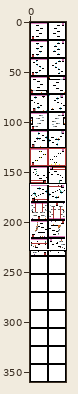
Edited in one commit: pixel-art file (Level_Design/Levels_v1.aseprite). The first picture is a wide view before the edit; the outline marks the close-up.
Close-up. As it was:
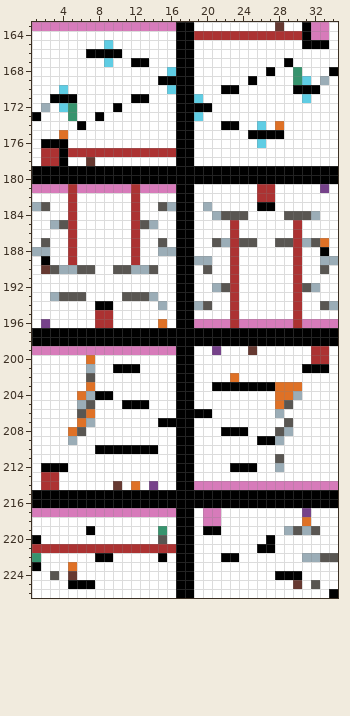
36x360 pixels, 1 frame. Shown: x 1..34, y 163..226.
After the commit:
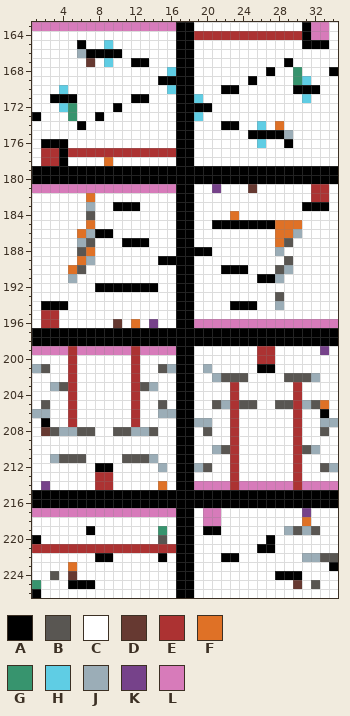
Palette (. is transparent): A #000000  B #595652  C #ffffff  D #663931  E #ac3232  F #df7126  G #37946e  H #5fcde4  J #9badb7  K #76428a  L #d77bba
Log entry: Finished details on 12 levels
Change:
Changed rows in their new state; - is an unchanged pixel.
first column x 1:
163 ---------------------------C------
165 -----A----------------------------
166 -----J----------------------------
167 ------D---------------------------
169 --------------------------------C-
172 -C--------------------------------
175 ---C------------------------J-----
176 ----------------------------A-----
178 ------C-F-------------------------
181 ----L------L--------K---DCC----EE-
182 ----C-F----C-------------CC----EE-
183 CC--C-J--AAA--CC---C-----CC---AAA-
184 ----C-B----C--------CCFC----CCCC--
185 --CCC-F----CCC------AAAAAAAFFF----
186 ----CFJAA--C----------C----FFJ----
187 -C--CJB---AAA-C-----CCCCC--F-CCCC-
188 CC--CBF----C--CC--AA--C----J-C--C-
189 -C--CFJ----C--AA--CC--C-----BC--CC
190 -CCCF-C--CCCCC-----C-AAA---BJC--C-
191 ----J-----------------C--AAJ-C----
192 -------AAAAAAA------CCC------CCC--
193 --CCCC----CCCC--------C----B-C----
194 -AAA---CC-----C---CC--AAA--J-C--CC
195 -EE----CC-------------C------C----
196 -EE----CCD-F-KC-------L------L----
199 ----E------E--------C---CEE----CK-
200 ----E-C----E-------------EE----CC-
201 JB--E-C--CCE--BJ---J-----AA---CCC-
202 ----E-C----E--------JBBB----BBBJ--
203 --JBE-C----EBJ------CCECCCCCCE----
204 ----ECCCC--E----------E----CCE----
205 -B--ECC---CEC-B-----BJEBB--B-EJBF-
206 JJ--ECC----E--JJ--CC--E----C-E--A-
207 -A--ECC----E--CC--JJ--E-----CE--JJ
208 -DBJJ-B--BBJJB-----B-CEC---CCE--B-
209 ----C-----------------E--CCC-E----
210 -------CCCCCCC------JBE------EBJ--
211 --JBBB----BBBJ--------E----C-E----
212 -CCC---AA-----J---JB--ECC--C-E--BJ
213 -CC----EE-------------E------E----
214 -KC----EEC-C-CF-------E------E----
first column x 1:
222 C---------------------------------
223 C--------------------------------A
225 G---------------------------------
226 A--------------------------------C
